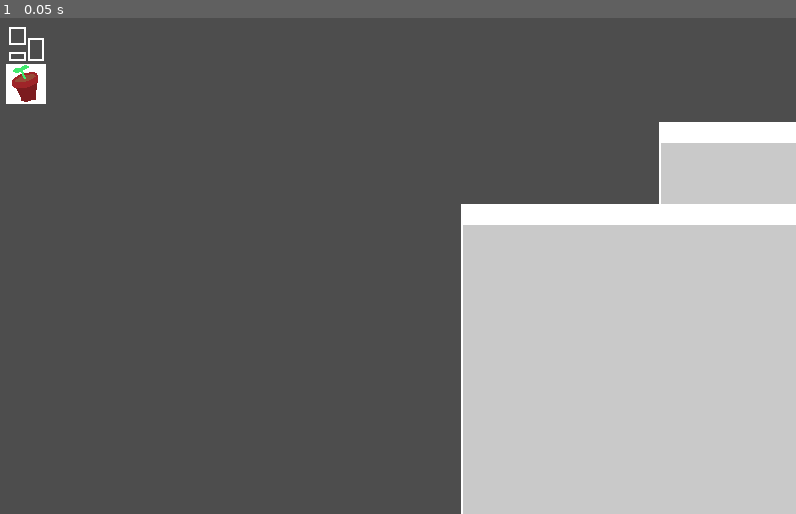
Above: before the commit, frame 1.
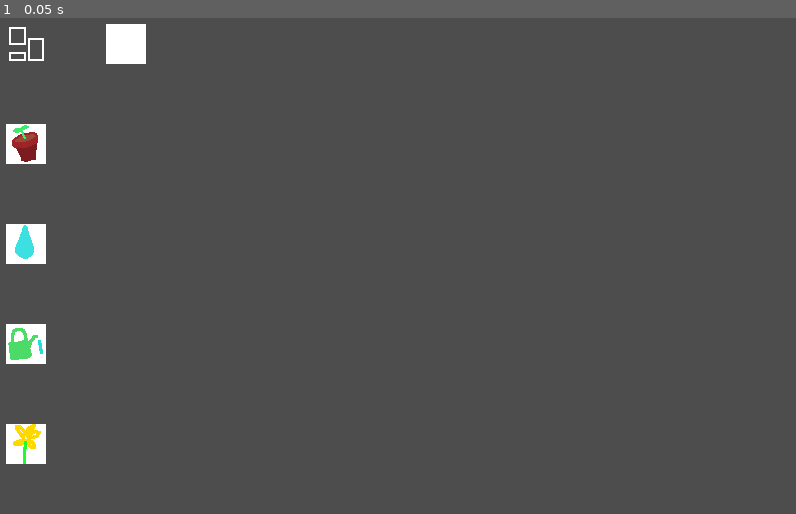
Above: after the commit, the same moment.

Repository: TripleCubes/DigitalGarden
Game: Godot game, scene res://Scenes/main.tscn
The game is run twice, just before and just after one commit, with the same random seed, the same clock (stepped at 60 frames per second) and the same inputs.
Inputs:
- Up to frame 1 (0.05 s): no input

The runs differ from the first frame. In frame 1, 32% of the frame differs, in the area x 0-100%, y 1-100%.

Commit message:
Show all apps now rearrange desktop icons too

Diff:
--- a/Scripts/Apps/app_names.gd
+++ b/Scripts/Apps/app_names.gd
@@ -1,6 +1,10 @@
 extends Node
 
-const NOT_SET: int = 0
-const POT: int = 1
+const NOT_SET: 			int = 0
+const POT: 				int = 1
+const WATER: 			int = 2
+const WATERING_CAN: 	int = 3
+const GARDEN:			int = 4
+const VALLEY:			int = 5
 
-const NUMBER_OF_NAMES: int = 6
+const NUMBER_OF_NAMES: 	int = 6
--- a/Scripts/Apps/pot.gd
+++ b/Scripts/Apps/pot.gd
@@ -1,2 +1,5 @@
 class_name App_Pot
 extends Node2D
+
+func _init():
+	pass
--- a/Scripts/Apps/show_all_windows.gd
+++ b/Scripts/Apps/show_all_windows.gd
@@ -6,6 +6,7 @@
 const PADDING_BOTTOM: float = 40
 
 const PADDING_LEFT: float = 80
+const ICON_PADDING_LEFT: float = 30
 const PADDING_RIGHT: float = 30
 const SPACE_WIDTH: float = 10
 
@@ -35,9 +36,6 @@
 
 var _organized_window_list: = []
 
-var _cursor_y: float = 0
-var _cursor_x: float = 0
-
 var _app_opening: bool = false
 
 func _close_app() -> void:
@@ -60,40 +58,46 @@
 	GlobalVars.button_press_detected = true
 
 func _ready():
-	_organized_window_list.clear()
 	for i in AppNames.NUMBER_OF_NAMES:
 		_organized_window_list.append([])
 
 	get_node("/root/Main").add_child(_scroll_bar)
 
 func _set_windows_position(scrolling: float, smooth_move: bool) -> float:
-	_cursor_y = PADDING_TOP + scrolling
-	_cursor_x = PADDING_LEFT
+	var cursor_y: float = PADDING_TOP + scrolling
+	var cursor_x: float = PADDING_LEFT
 	var max_window_height: float = 0
 
-	for app_group in _organized_window_list:
-		max_window_height = 0
+	for app_name in _organized_window_list.size():
+		var app_group: Array = _organized_window_list[app_name]
+		max_window_height = 50
+
+		if smooth_move:
+			_get_desktop_icon_by_app_name(app_name).smooth_move(ICON_PADDING_LEFT, cursor_y)
+		else:
+			_get_desktop_icon_by_app_name(app_name).set_pos(ICON_PADDING_LEFT, cursor_y)
+
 		for window in app_group:
 			var window_size = window.get_size()
-			if _cursor_x + window_size.x > 800 - PADDING_RIGHT:
-				_cursor_x = PADDING_LEFT
-				_cursor_y += max_window_height + LINE_SEPARATION
+			if cursor_x + window_size.x > 800 - PADDING_RIGHT:
+				cursor_x = PADDING_LEFT
+				cursor_y += max_window_height + LINE_SEPARATION
 				max_window_height = 0
 
 			if smooth_move:
-				window.smooth_move(_cursor_x, _cursor_y)
+				window.smooth_move(cursor_x, cursor_y)
 			else:
-				window.set_pos(_cursor_x, _cursor_y)
+				window.set_pos(cursor_x, cursor_y)
 			window.smooth_scale(1)
-			_cursor_x += window_size.x + SPACE_WIDTH
+			cursor_x += window_size.x + SPACE_WIDTH
 			if window_size.y > max_window_height:
 				max_window_height = window_size.y
 
-		_cursor_x = PADDING_LEFT
-		_cursor_y += max_window_height + GROUP_SEPARATION
+		cursor_x = PADDING_LEFT
+		cursor_y += max_window_height + GROUP_SEPARATION
 
-	_cursor_y += PADDING_BOTTOM
-	return _cursor_y
+	cursor_y += PADDING_BOTTOM
+	return cursor_y
 
 func _set_windows_data() -> void:
 	_previous_window_pos_list.clear()
@@ -149,3 +153,14 @@
 		var window = _window_list.get_child(i)
 		window.smooth_move(previous_pos.x, previous_pos.y)
 		window.smooth_scale(2)
+
+	for i in _desktop_icon_list.get_child_count():
+		var previous_pos = _previous_desktop_icon_pos_list[i]
+		var icon = _desktop_icon_list.get_child(i)
+		icon.smooth_move(previous_pos.x, previous_pos.y)
+
+func _get_desktop_icon_by_app_name(app_name: int) -> Game_DesktopIcon:
+	for icon in _desktop_icon_list.get_children():
+		if icon.get_app_name() == app_name:
+			return icon
+	return null
--- a/Scripts/Game/button.gd
+++ b/Scripts/Game/button.gd
@@ -34,6 +34,9 @@
 func smooth_move(x: float, y: float) -> void:
 	_x.set_destination(x)
 	_y.set_destination(y)
+
+func transitioning_pos() -> bool:
+	return _x.transitioning() or _y.transitioning()
 
 func smooth_scale(in_scale: float) -> void:
 	_scale.set_destination(in_scale)
--- a/Scripts/Game/desktop_icon.gd
+++ b/Scripts/Game/desktop_icon.gd
@@ -15,6 +15,9 @@
 
 func smooth_move(x: float, y: float) -> void:
 	_button.smooth_move(x, y)
+
+func set_pos(x: float, y: float) -> void:
+	_button.set_button_pos(x, y)
 
 func smooth_scale(in_scale: float) -> void:
 	_button.smooth_scale(in_scale)
@@ -38,12 +41,12 @@
 
 	var mouse_pos: = get_global_mouse_position()
 
-	if _button.just_pressed():
+	if _button.just_pressed() and not _button.transitioning_pos():
 		_previous_pos = _button.get_button_pos()
 		_previous_mouse_pos = mouse_pos
 		_place_icon_on_top()
 
-	if _button.pressed():
+	if _button.pressed() and not _button.transitioning_pos():
 		_button.set_button_pos(_previous_pos.x + mouse_pos.x - _previous_mouse_pos.x,
 								_previous_pos.y + mouse_pos.y - _previous_mouse_pos.y)
 
--- a/Scripts/Game/window.gd
+++ b/Scripts/Game/window.gd
@@ -7,7 +7,7 @@
 const WINDOW_MIN_H: float = 60
 const WINDOW_BAR_H: float = 10
 
-func _init(app_name: int, x: float, y: float, w: float, h: float, init_scale: float, app: Node2D):
+func _init(app_name: int, x: float, y: float, w: float, h: float, init_scale: float):
 	_app_name = app_name
 	self.position.x = x
 	self.position.y = y
@@ -23,8 +23,9 @@
 	add_child(_close_button)
 	_close_button.show_button()
 
-	if app != null:
-		add_child(app)
+	if app_name == AppNames.POT:
+		_app = App_Pot.new()
+		add_child(_app)
 
 func smooth_move(x: float, y: float) -> void:
 	_x.set_destination(x)
--- a/Scripts/Types/smooth_var.gd
+++ b/Scripts/Types/smooth_var.gd
@@ -20,6 +20,9 @@
 func get_destination() -> float:
 	return _destination
 
+func transitioning() -> bool:
+	return _var != _destination
+
 func update():
 	var at: float = (Time.get_ticks_msec() - _smooth_transition_start_at) / _smooth_transition_duration
 
--- a/Scripts/main.gd
+++ b/Scripts/main.gd
@@ -1,25 +1,29 @@
 extends Node2D
 
-const _texture__desktop_icon__show_all_windows: Texture2D = preload("res://Assets/Sprites/DesktopIcons/desktop_icon__all_apps.png")
-const _texture__desktop_icon__pot: Texture2D = preload("res://Assets/Sprites/DesktopIcons/desktop_icon__pot.png")
-
 func _ready():
-	for i in 3:
-		var window: = Game_Window.new(randi_range(0, 5), randf_range(-10, 700), randf_range(-10, 400),
-										randf_range(100, 250), randf_range(80, 230), 2, null)
-		$WindowList.add_child(window)
-
 	var desktop_icon__show_all_windows: = Game_DesktopIcon.new(AppNames.NOT_SET, 10, 10, 1, func show_all_windows():
 		ShowAllWindows.open_app()
-	, _texture__desktop_icon__show_all_windows)
+	, preload("res://Assets/Sprites/DesktopIcons/desktop_icon__all_apps.png"))
 	$Desktop.add_child(desktop_icon__show_all_windows)
 
-	var desktop_icon__pot: = Game_DesktopIcon.new(AppNames.POT, 10, 50, 1, func show_all_windows():
-		var window: = Game_Window.new(AppNames.POT, randf_range(-10, 700), randf_range(-10, 400),
-										randf_range(100, 250), randf_range(80, 230), 2, App_Pot.new())
-		$WindowList.add_child(window)
-	, _texture__desktop_icon__pot)
-	$Desktop.add_child(desktop_icon__pot)
+	_add_desktop_icon(AppNames.POT, preload("res://Assets/Sprites/DesktopIcons/desktop_icon__pot.png"),
+						10, 110)
+	_add_desktop_icon(AppNames.WATER, preload("res://Assets/Sprites/DesktopIcons/desktop_icon__water.png"),
+						10, 210)
+	_add_desktop_icon(AppNames.WATERING_CAN, preload("res://Assets/Sprites/DesktopIcons/desktop_icon__watering_can.png"),
+						10, 310)
+	_add_desktop_icon(AppNames.GARDEN, preload("res://Assets/Sprites/DesktopIcons/desktop_icon__garden.png"),
+						10, 410)
+	_add_desktop_icon(AppNames.VALLEY, preload("res://Assets/Sprites/DesktopIcons/desktop_icon__valley.png"),
+						110, 10)
 
 func _process(_delta):
 	GlobalVars.button_press_detected = false
+
+func _add_desktop_icon(app_name: int, texture: Texture2D, x: float, y: float):
+	var desktop_icon: = Game_DesktopIcon.new(app_name, x, y, 1, func icon_func():
+		var window: = Game_Window.new(app_name, randf_range(-10, 700), randf_range(-10, 400),
+										randf_range(100, 250), randf_range(80, 230), 2)
+		$WindowList.add_child(window)
+	, texture)
+	$Desktop.add_child(desktop_icon)
Binary file added: Assets/Sprites/DesktopIcons/desktop_icon__garden.png
Not shown, added: Assets/Sprites/DesktopIcons/desktop_icon__garden.png.import
Binary file added: Assets/Sprites/DesktopIcons/desktop_icon__valley.png
Not shown, added: Assets/Sprites/DesktopIcons/desktop_icon__valley.png.import
Binary file added: Assets/Sprites/DesktopIcons/desktop_icon__water.png
Not shown, added: Assets/Sprites/DesktopIcons/desktop_icon__water.png.import
Binary file added: Assets/Sprites/DesktopIcons/desktop_icon__watering_can.png
Not shown, added: Assets/Sprites/DesktopIcons/desktop_icon__watering_can.png.import
